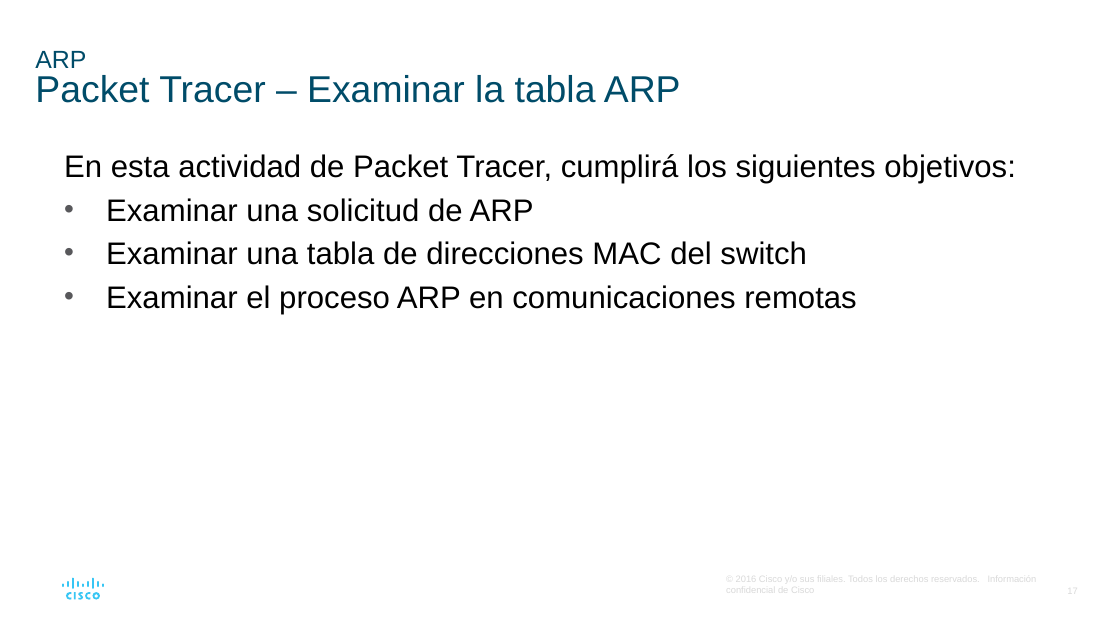
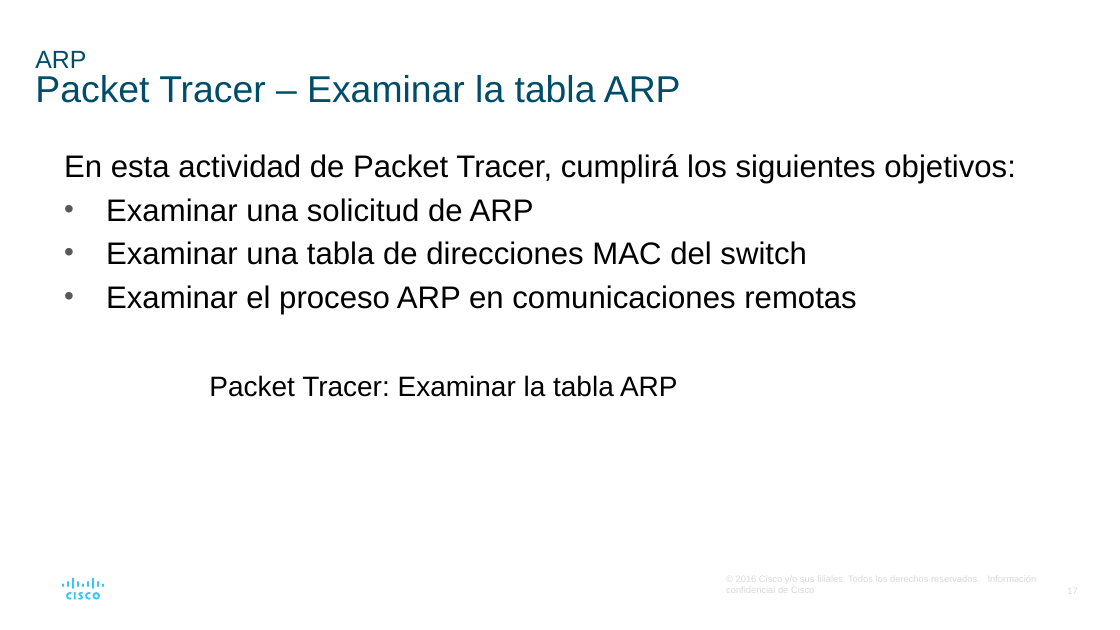
Before and after one commit to giganteavila/PAR, a slide deck: slide 17 of Presentaciones/9-Resolución de Dirección.odp. Drawn at 1120x630 pixels with LibreOffice and Linux fonts; fonts in the diff are those of the drawing. Boxes give left, top, right and bottom in pixels: in the first picture for what was removed or moved away, otherwise in the second. Text is boxed around its words. In the diff, an @@ line names an element or a change of style, - is before the commit and + after.

```diff
--- a/Presentaciones/9-Resolución de Dirección.odp
+++ b/Presentaciones/9-Resolución de Dirección.odp
@@ text added at <box>209,375,678,397</box>, 18 pt, text #000000 @@
+Packet Tracer: Examinar la tabla ARP
```
Also in this commit, not shown: 7 other slides changed, 4 slides added, 1 slide removed, 1 other file.
